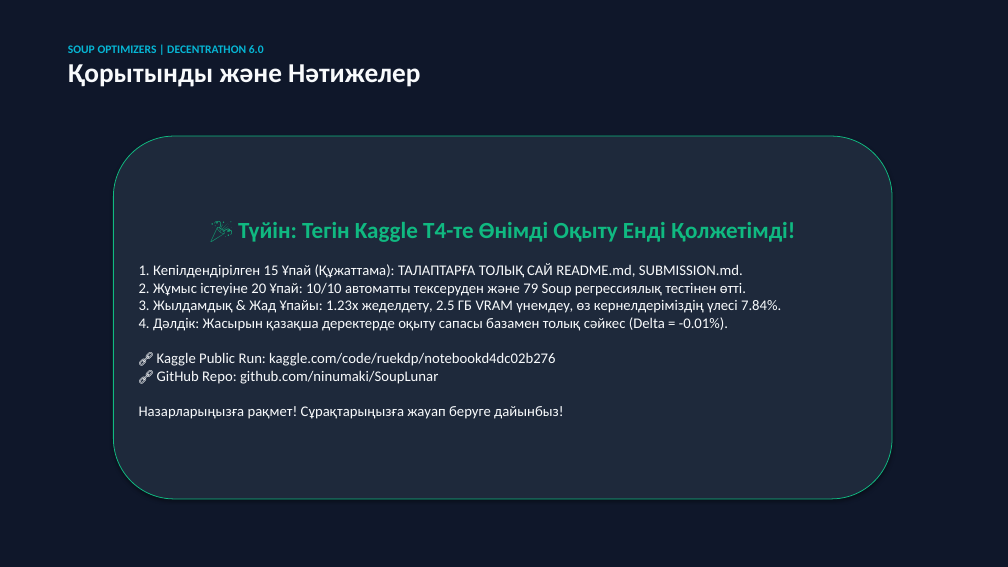
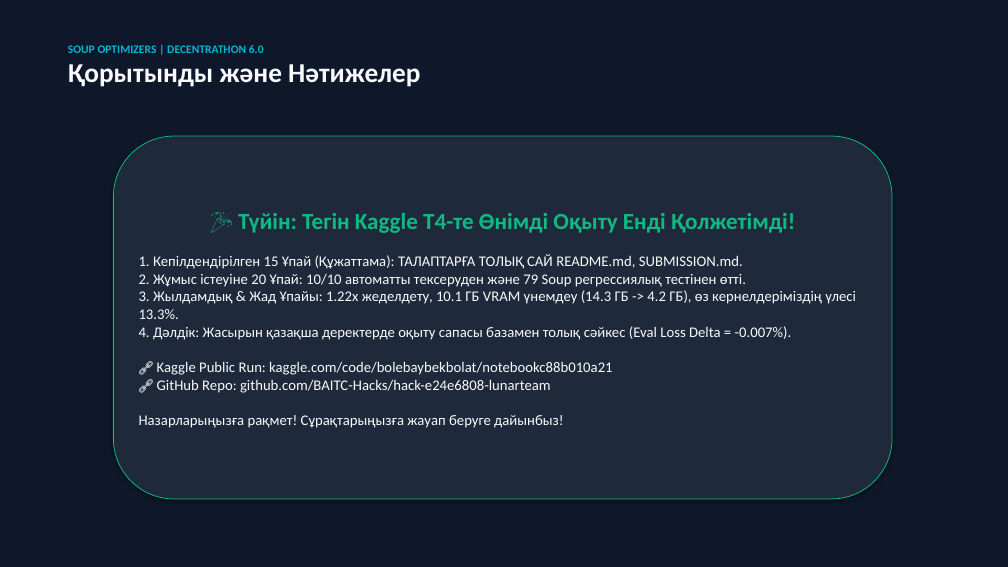
Before and after one commit to ninumaki/SoupLunar, a slide deck: slide 6 of presentation.pptx. Drawn at 1008x567 pixels with LibreOffice and Linux fonts; fonts in the diff are those of the drawing. Boxes give left, top, right and bottom in pixels: in the first picture for what was removed or moved away, otherwise in the second. Text is boxed around its words. In the diff, an @@ line names an element or a change of style, - is before the commit and + after.

Commit message:
refactor: use official BAITC-Hacks repo only across all docs, templates and presentation

```diff
--- a/presentation.pptx
+++ b/presentation.pptx
@@ text in rounded rectangle at bbox=[139, 254, 856, 428]: text changed @@
-1. Кепілдендірілген 15 Ұпай (Құжаттама): ТАЛАПТАРҒА ТОЛЫҚ САЙ README.md, SUBMISSION.md.
-2. Жұмыс істеуіне 20 Ұпай: 10/10 автоматты тексеруден және 79 Soup регрессиялық тестінен өтті.
-3. Жылдамдық & Жад Ұпайы: 1.23x жеделдету, 2.5 ГБ VRAM үнемдеу, өз кернелдеріміздің үлесі 7.84%.
-4. Дәлдік: Жасырын қазақша деректерде оқыту сапасы базамен толық сәйкес (Delta = -0.01%).
-🔗 Kaggle Public Run: kaggle.com/code/ruekdp/notebookd4dc02b276
-🔗 GitHub Repo: github.com/ninumaki/SoupLunar
-Назарларыңызға рақмет! Сұрақтарыңызға жауап беруге дайынбыз!
+1. Кепілдендірілген 15 Ұпай (Құжаттама): ТАЛАПТАРҒА ТОЛЫҚ САЙ README.md, SUBMISSION.md.
+2. Жұмыс істеуіне 20 Ұпай: 10/10 автоматты тексеруден және 79 Soup регрессиялық тестінен өтті.
+3. Жылдамдық & Жад Ұпайы: 1.22x жеделдету, 10.1 ГБ VRAM үнемдеу (14.3 ГБ -> 4.2 ГБ), өз кернелдеріміздің үлесі 13.3%.
+4. Дәлдік: Жасырын қазақша деректерде оқыту сапасы базамен толық сәйкес (Eval Loss Delta = -0.007%).
+🔗 Kaggle Public Run: kaggle.com/code/bolebaybekbolat/notebookc88b010a21
+🔗 GitHub Repo: github.com/BAITC-Hacks/hack-e24e6808-lunarteam
+Назарларыңызға рақмет! Сұрақтарыңызға жауап беруге дайынбыз!
```
Also in this commit, not shown: 5 other files.
